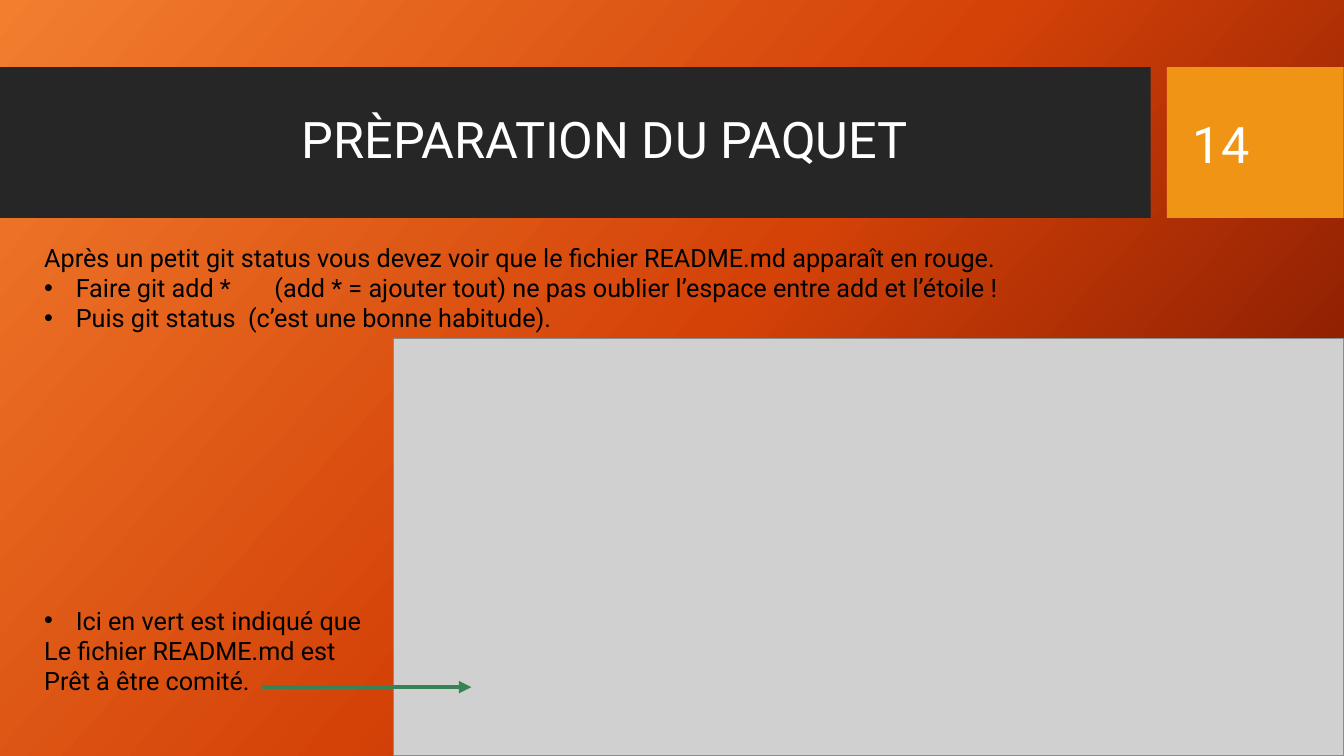
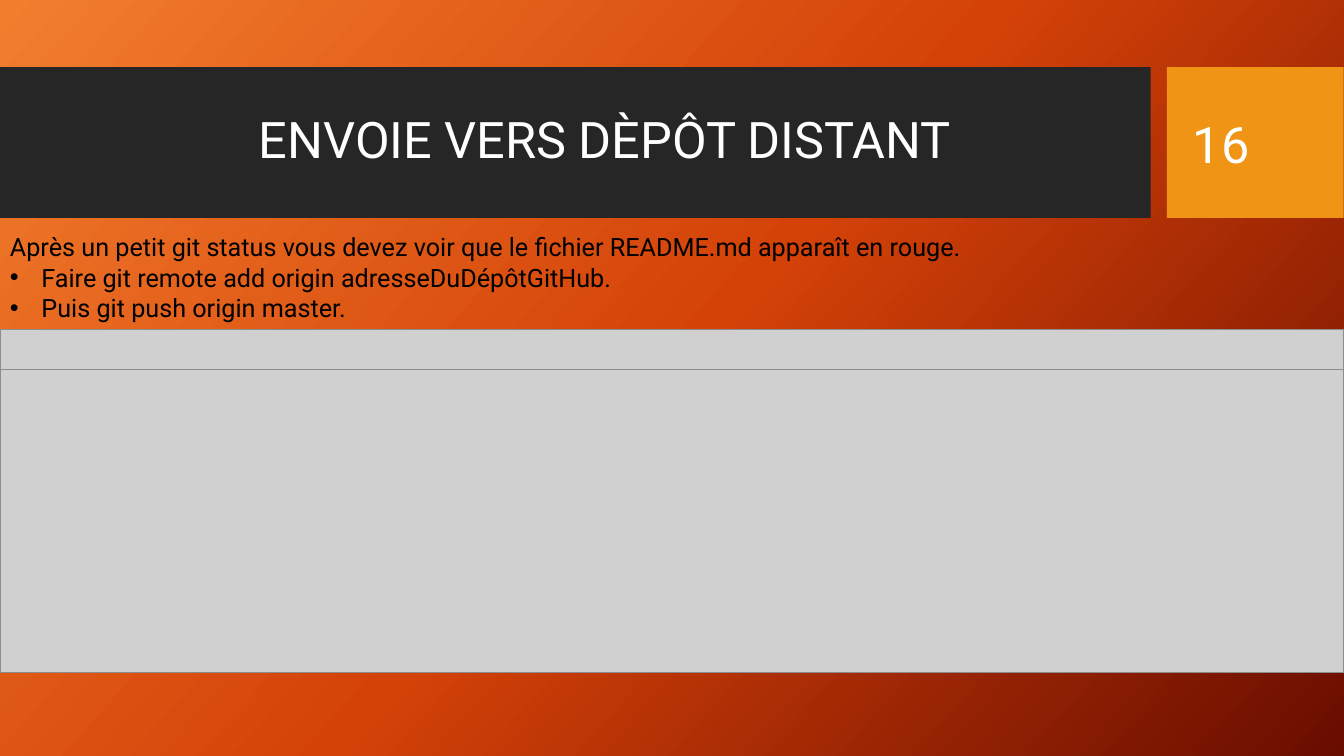
Before and after one commit to Math-Alex83/Expos-_git_cda_2210, a slide deck: slide 16 of Présentation_Git_CDA_2210.pptx (slide 14 before the commit). Drawn at 1344x756 pixels with LibreOffice and Linux fonts; fonts in the diff are those of the drawing; grey boxes stand for pictures; background and template pictures are left out. Boxes give left, top, right and bottom in pixels: in the first picture for what was removed or moved away, otherwise in the second. Text is boxed around its words. In the diff, an @@ line names an element or a change of style, - is before the commit and + after.

```diff
--- a/Présentation_Git_CDA_2210.pptx
+++ b/Présentation_Git_CDA_2210.pptx
@@ title at [259, 112, 951, 159]: text changed @@
-PRÈPARATION DU PAQUET
+ENVOIE VERS DÈPÔT DISTANT
@@ page number at [1193, 127, 1250, 164]: text changed @@
-14
+16
@@ text "Après un petit git status ...": place and size @@
-text "Après un petit git status ..." at [44, 248, 995, 691]
+text "Après un petit git status ..." at [10, 237, 961, 323]
@@ text at [41, 268, 611, 323]: text changed @@
-• Faire git add * (add * = ajouter tout) ne pas oublier l’espace entre add et l’étoile !
-• Puis git status (c’est une bonne habitude).
-• Ici en vert est indiqué que
-Le fichier README.md est
-Prêt à être comité.
+• Faire git remote add origin adresseDuDépôtGitHub.
+• Puis git push origin master.
@@ picture added at [0, 330, 1344, 370] @@
@@ picture: place and size @@
-picture at [394, 339, 1344, 756]
+picture at [0, 370, 1344, 674]
@@ arrow removed from (262, 688) to (472, 688) @@
```
Also in this commit, not shown: 2 other slides changed, 6 slides added, 1 slide removed, 6 other files.
